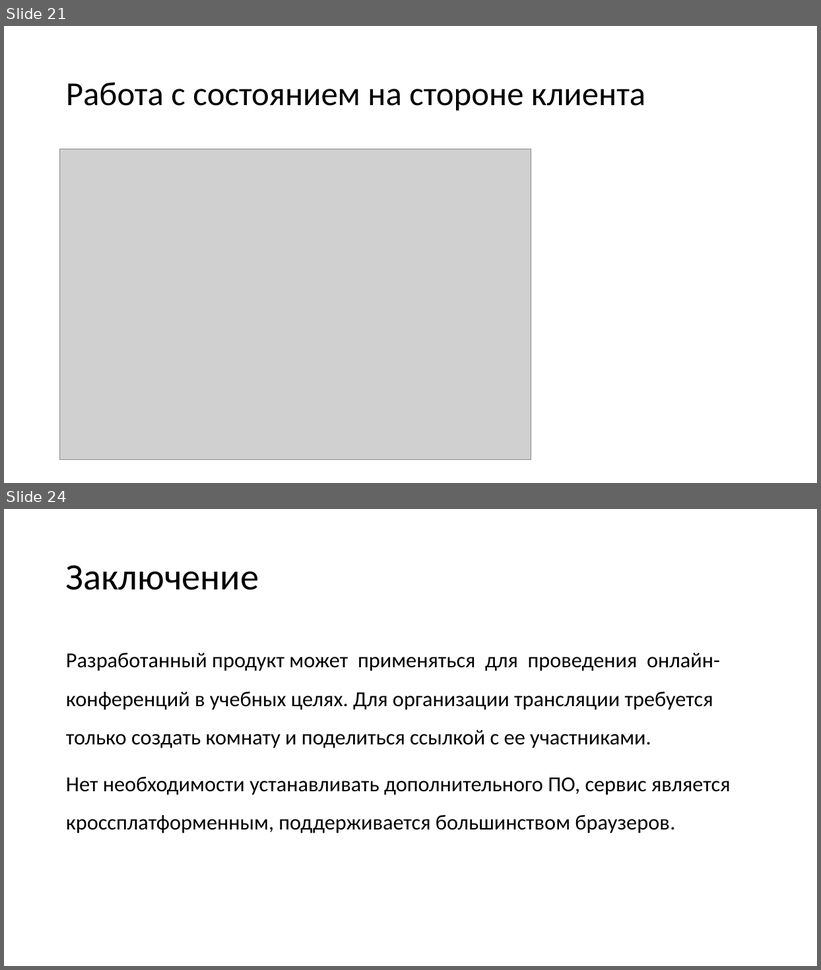
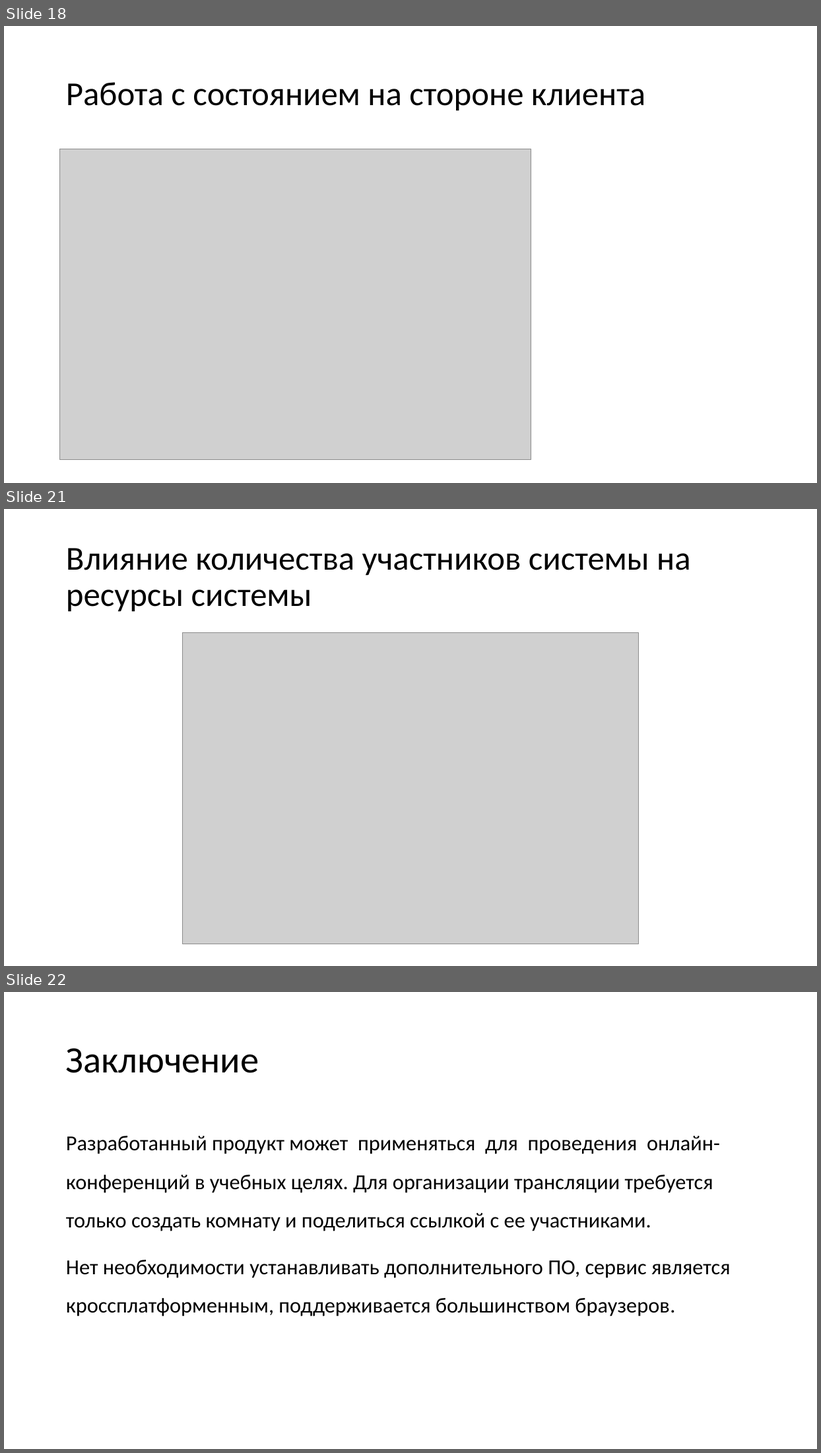
Before and after one commit to vladstarikov88/diploma, a slide deck: presentation.pptx. Shown one above the other, each under a label of ours: slides 21 and 24 before the commit, slides 18, 21 and 22 after it; the slides between them are not shown. The pictures are 821x970 and 821x1453 pixels, drawn with LibreOffice and Linux fonts; fonts in the diff are those of the drawing; grey boxes stand for pictures. Boxes give left, top, right and bottom in pixels: in the first picture for what was removed or moved away, otherwise in the second. Text is boxed around its words. In the diff, an @@ line names an element or a change of style, - is before the commit and + after.

```diff
--- a/presentation.pptx
+++ b/presentation.pptx
@@ slide 21 added at [4,509,817,966], background #FFFFFF @@
@@ title added at [66,548,690,612], 39.6 pt, text #000000 @@
+Влияние количества участников системы на ресурсы системы
@@ picture added at [183,633,639,945] @@
@@ what was slide 21 is now slide 18 @@
@@ what was slide 24 is now slide 22 @@
```
Also in this commit, not shown: 2 slides changed, 5 other slides added, 8 slides removed, 2 other files.
